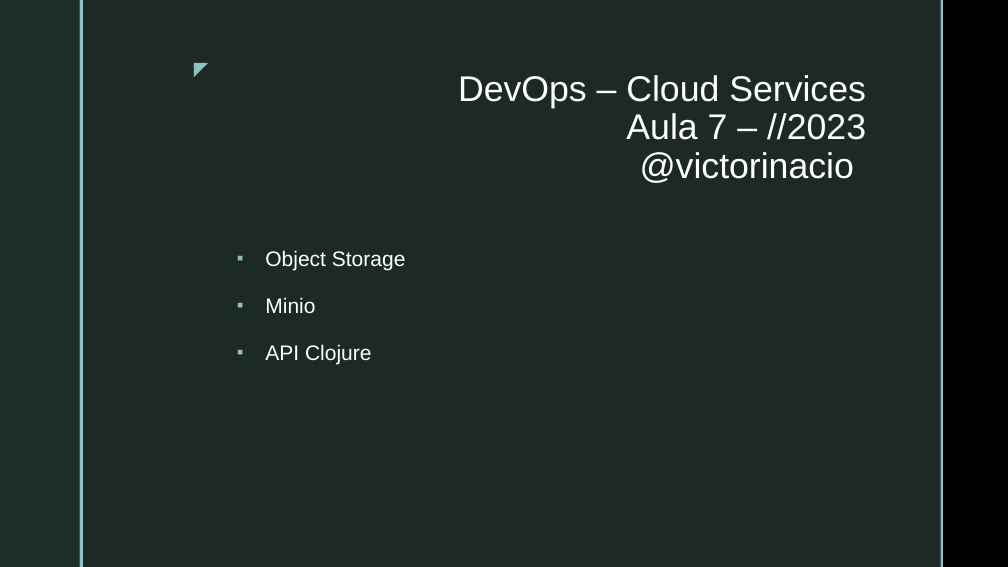
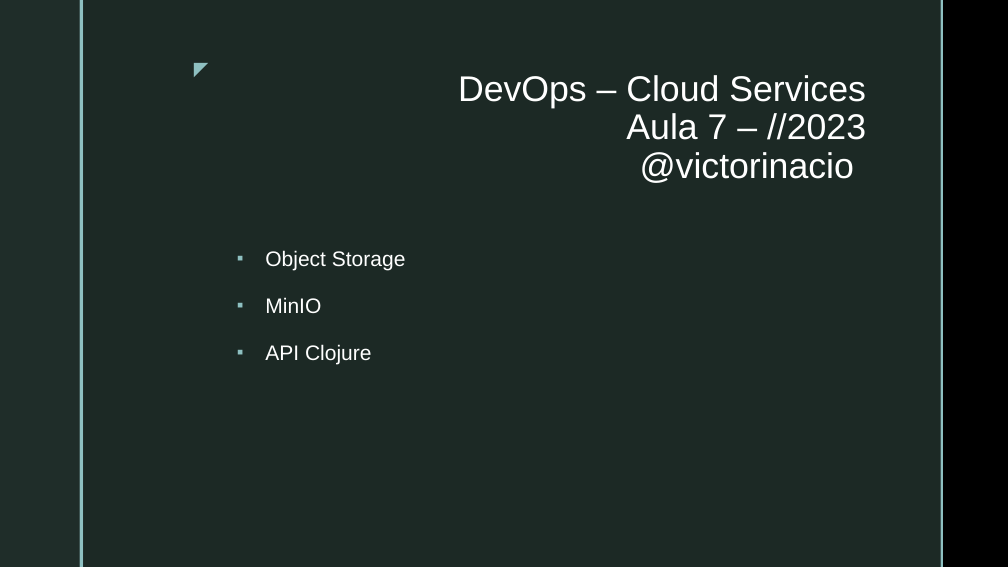
Before and after one commit to VictorInacio/curso-clojure-mybank, a slide deck: slide 29 of doc/NUBOOT-MOD4-DEVOPS-SERVICES.pptx. Drawn at 1008x567 pixels with LibreOffice and Linux fonts; fonts in the diff are those of the drawing; background and template pictures are left out. Boxes give left, top, right and bottom in pixels: in the first picture for what was removed or moved away, otherwise in the second. Text is boxed around its words. In the diff, an @@ line names an element or a change of style, - is before the commit and + after.

Commit message:
Aula 7 - Final

```diff
--- a/doc/NUBOOT-MOD4-DEVOPS-SERVICES.pptx
+++ b/doc/NUBOOT-MOD4-DEVOPS-SERVICES.pptx
@@ text at (265, 297, 321, 313): text changed @@
-▪ Minio
+▪ MinIO
```
Also in this commit, not shown: 1 slide added, 1 other file.
